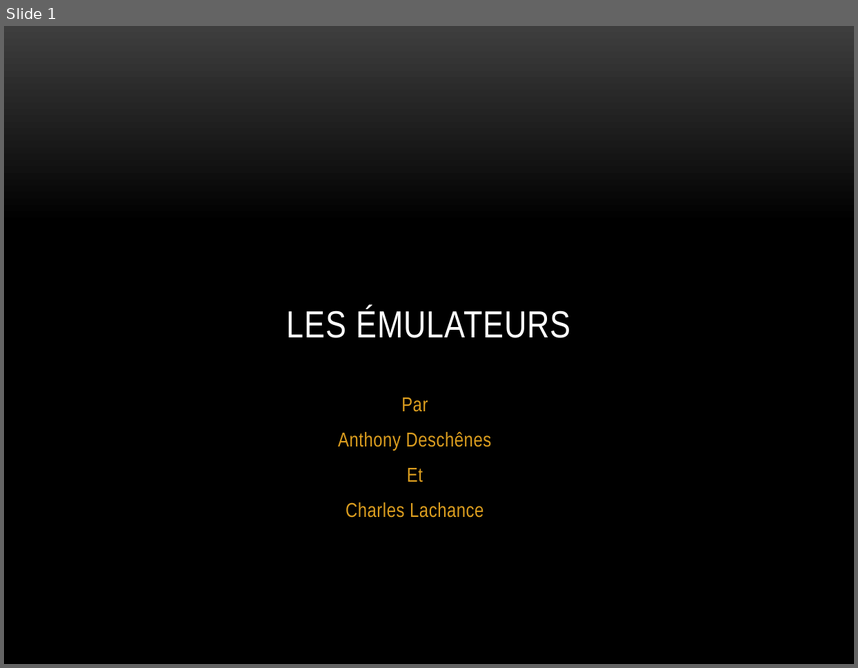
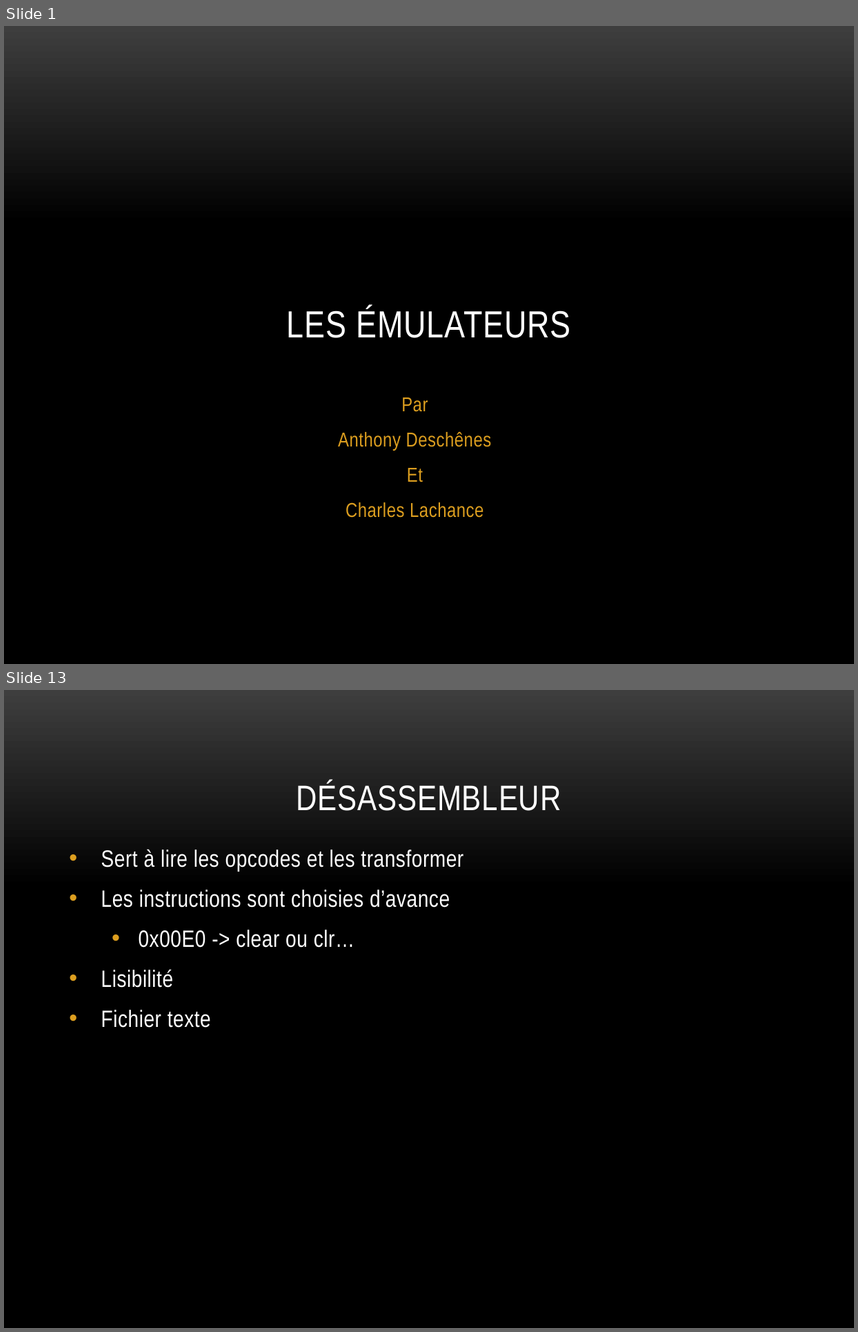
Before and after one commit to charlesfire/Chip-8_Disassembler, a slide deck: SERTP2.pptx. Shown one above the other, each under a label of ours: slide 1 before the commit, slides 1 and 13 after it; the slides between them are not shown. The pictures are 858x668 and 858x1332 pixels, drawn with LibreOffice and Linux fonts; fonts in the diff are those of the drawing; background and template pictures are left out. Boxes give left, top, right and bottom in pixels: in the first picture for what was removed or moved away, otherwise in the second. Text is boxed around its words. In the diff, an @@ line names an element or a change of style, - is before the commit and + after.

```diff
--- a/SERTP2.pptx
+++ b/SERTP2.pptx
@@ slide 13 added at <box>4,690,854,1328</box>, background picture (left out) @@
@@ title added at <box>297,781,562,811</box>, 30 pt, text #FFFFFF @@
+DÉSASSEMBLEUR
@@ text added at <box>101,849,464,1027</box>, 20 pt, text #FFFFFF @@
+• Sert à lire les opcodes et les transformer
+• Les instructions sont choisies d’avance
+  • 0x00E0 -> clear ou clr…
+• Lisibilité
+• Fichier texte
```
Also in this commit, not shown: 1 slide changed, 10 other slides added.
